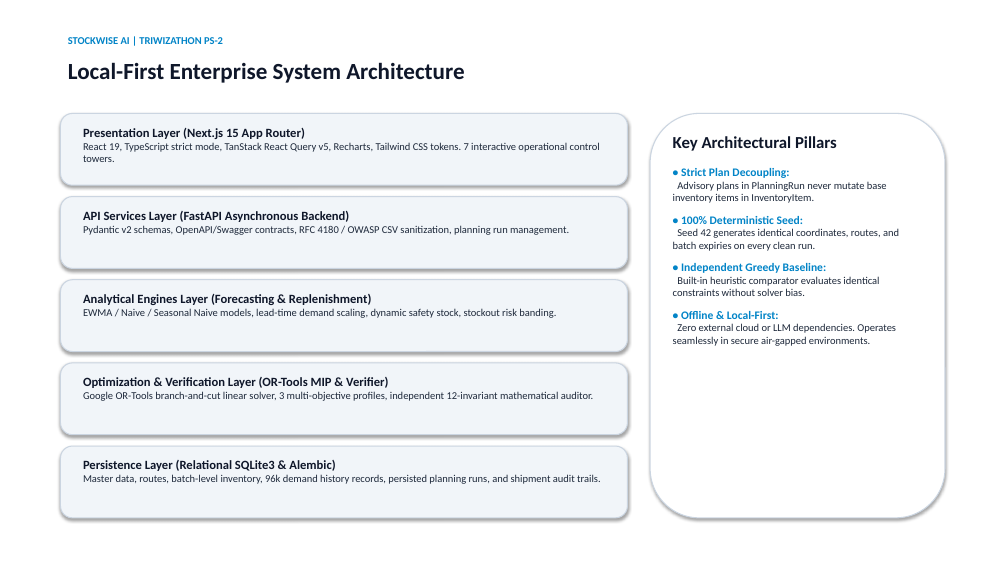
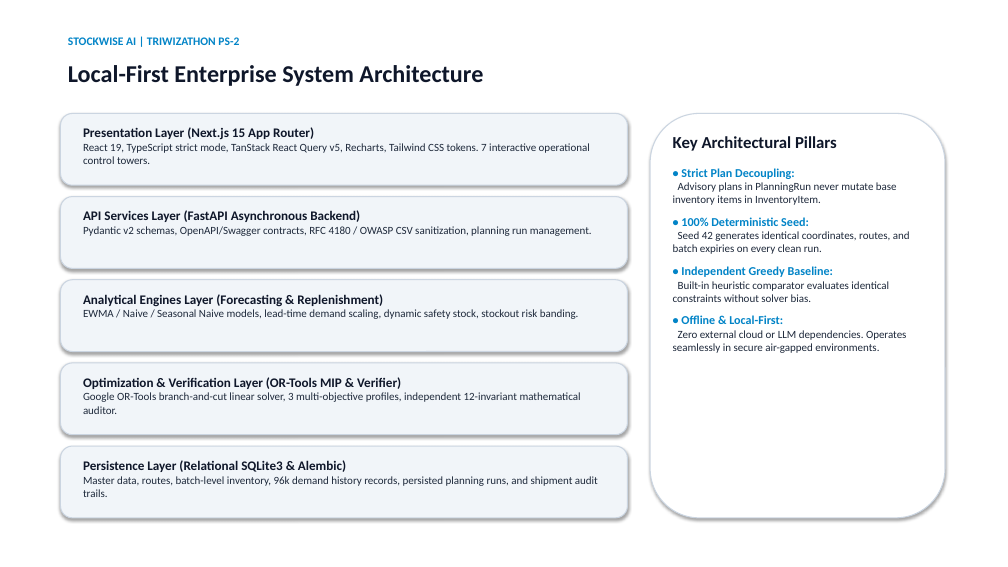
Before and after one commit to LSTAKI/ruk-pr, a slide deck: slide 4 of docs/StockWise_AI_Hackathon_Presentation.pptx. Drawn at 1008x567 pixels with LibreOffice and Linux fonts; fonts in the diff are those of the drawing. Boxes give left, top, right and bottom in pixels: in the first picture for what was removed or moved away, otherwise in the second. Text is boxed around its words. In the diff, an @@ line names an element or a change of style, - is before the commit and + after.

Commit message:
docs(audit): finalize presentation and technical document consistency audit

```diff
--- a/docs/StockWise_AI_Hackathon_Presentation.pptx
+++ b/docs/StockWise_AI_Hackathon_Presentation.pptx
@@ text "STOCKWISE AI | TRIWIZATHON PS-2" at <box>68,37,239,45</box>: size 10 to 11 pt @@
@@ text "Local-First Enterprise System Architecture" at <box>68,65,483,86</box>: size 22 to 23 pt @@
@@ text "Presentation Layer (Next.js 15 App ..." at <box>83,127,590,164</box>: size 12 to 12.5 pt in "Presentation Layer (Next.js 15 App Router)"; size 10 to 10.5 pt in "React 19, TypeScript strict mode, TanStack React ..." @@
@@ text at <box>673,168,910,353</box>: size 11 to 11.5 pt in "• Strict Plan Decoupling:", "• 100% Deterministic Seed:", "• Independent Greedy Baseline:", "• Offline & Local-First:"; size 10 to 10.5 pt in "Advisory plans in PlanningRun never mutate base ...", "Seed 42 generates identical coordinates, routes, and ...", "Built-in heuristic comparator evaluates identical constraint ...", "Zero external cloud or LLM dependencies. Operates ..." @@
@@ text "API Services Layer (FastAPI Asynchronous ..." at <box>83,210,592,236</box>: size 12 to 12.5 pt in "API Services Layer (FastAPI Asynchronous Backend)"; size 10 to 10.5 pt in "Pydantic v2 schemas, OpenAPI/Swagger contracts, RFC 4180 ..." @@
@@ text "Analytical Engines Layer (Forecasting & ..." at <box>83,294,579,319</box>: size 12 to 12.5 pt in "Analytical Engines Layer (Forecasting & Replenishment)"; size 10 to 10.5 pt in "EWMA / Naive / Seasonal Naive models, ..." @@
@@ text "Optimization & Verification Layer (OR-Tools ..." at <box>83,377,581,414</box>: size 12 to 12.5 pt in "Optimization & Verification Layer (OR-Tools MIP & ..."; size 10 to 10.5 pt in "Google OR-Tools branch-and-cut linear solver, 3 multi-object ..." @@
@@ text "Persistence Layer (Relational SQLite3 & ..." at <box>83,460,598,497</box>: size 12 to 12.5 pt in "Persistence Layer (Relational SQLite3 & Alembic)"; size 10 to 10.5 pt in "Master data, routes, batch-level inventory, 96k demand ..." @@
```
Also in this commit, not shown: 9 other slides changed, 4 other files.
